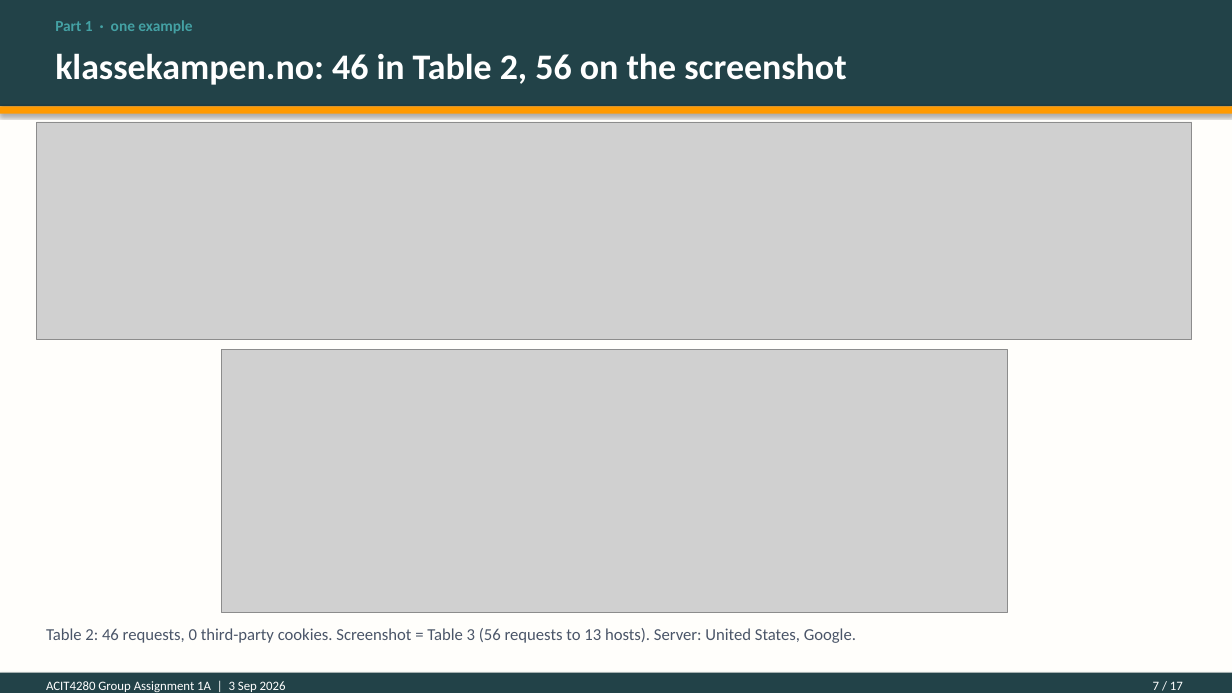
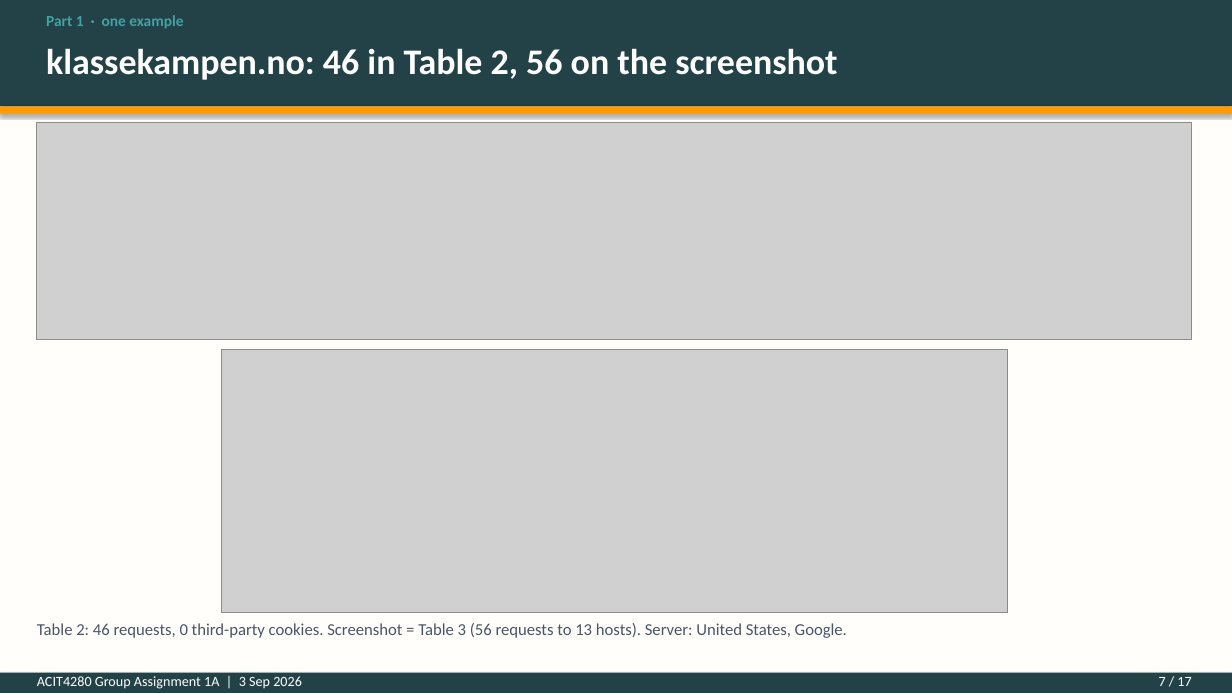
Before and after one commit to kasa031/Bacheloroppgave, a slide deck: slide 7 of ACIT4280_1A_presentation.pptx. Drawn at 1232x693 pixels with LibreOffice and Linux fonts; fonts in the diff are those of the drawing; grey boxes stand for pictures. Boxes give left, top, right and bottom in pixels: in the first picture for what was removed or moved away, otherwise in the second. Text is boxed around its words. In the diff, an @@ line names an element or a change of style, - is before the commit and + after.

```diff
--- a/ACIT4280_1A_presentation.pptx
+++ b/ACIT4280_1A_presentation.pptx
@@ 3 texts: place and size @@
-3 texts at (46, 20, 856, 643)
+3 texts at (37, 15, 847, 638)
@@ text "ACIT4280 Group Assignment 1A | ..." at (37, 676, 302, 689): size 10 to 11 pt @@
@@ text "7 / 17" at (1159, 677, 1191, 686): size 10 to 11 pt @@
```
Also in this commit, not shown: 15 other slides changed, 7 other files.
